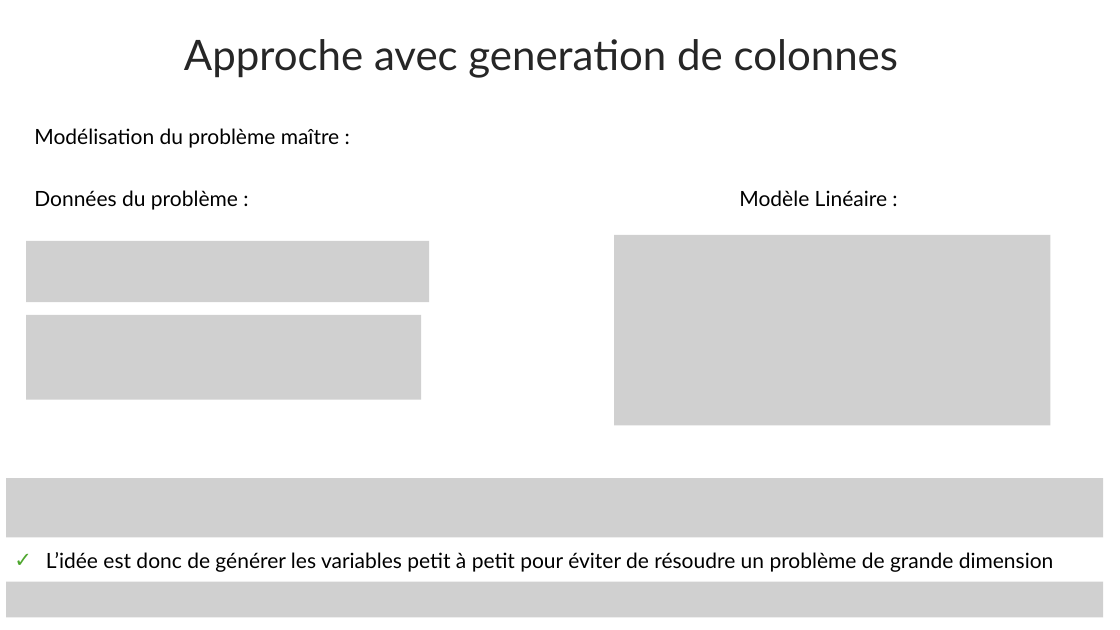
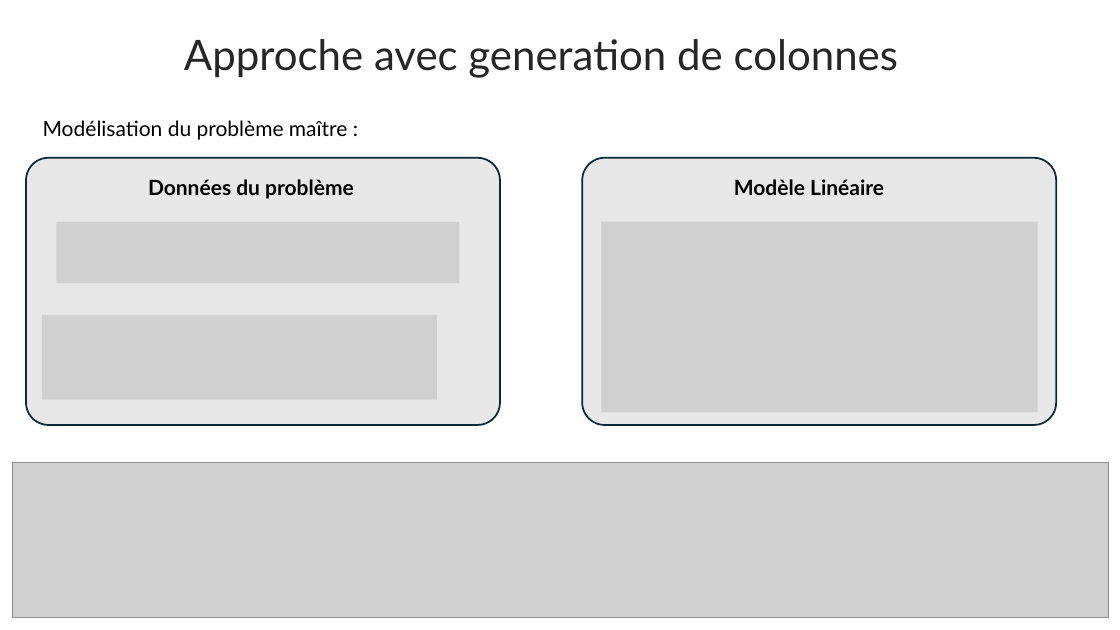
Before and after one commit to SimonBayl/Cutting_Stock_CG, a slide deck: slide 6 of Cutting_Stock_presentation.pptx. Drawn at 1120x630 pixels with LibreOffice and Linux fonts; fonts in the diff are those of the drawing; grey boxes stand for pictures. Boxes give left, top, right and bottom in pixels: in the first picture for what was removed or moved away, otherwise in the second. Text is boxed around its words. In the diff, an @@ line names an element or a change of style, - is before the commit and + after.

```diff
--- a/Cutting_Stock_presentation.pptx
+++ b/Cutting_Stock_presentation.pptx
@@ text "Modélisation du problème maître :": place and size @@
-text "Modélisation du problème maître :" at (34,128,340,148)
+text "Modélisation du problème maître :" at (43,120,348,140)
@@ rounded rectangle added at (26,158,500,425), fill #E8E8E8, outline #092A39 1.5 pt @@
@@ text at (148,179,354,199): text changed; bold on @@
-Données du problème :
+Données du problème
@@ rounded rectangle added at (582,158,1056,425), fill #E8E8E8, outline #092A39 1.5 pt @@
@@ text at (734,179,884,195): text changed; bold on @@
-Modèle Linéaire :
+Modèle Linéaire
@@ picture: place and size @@
-picture at (26,241,429,302)
+picture at (56,222,460,283)
@@ picture: place and size @@
-picture at (614,235,1050,426)
+picture at (602,222,1038,413)
@@ picture: place and size @@
-picture at (26,315,421,400)
+picture at (42,315,437,400)
@@ picture removed at (6,478,1103,538) @@
@@ picture added at (13,463,1108,618) @@
@@ text removed at (46,552,1054,572) @@
-✓ L’idée est donc de générer les variables petit à petit pour éviter de résoudre un problème de grande dimension
@@ picture removed at (6,581,1103,618) @@
```
Also in this commit, not shown: 7 other slides changed, 1 slide added, 1 other file.
